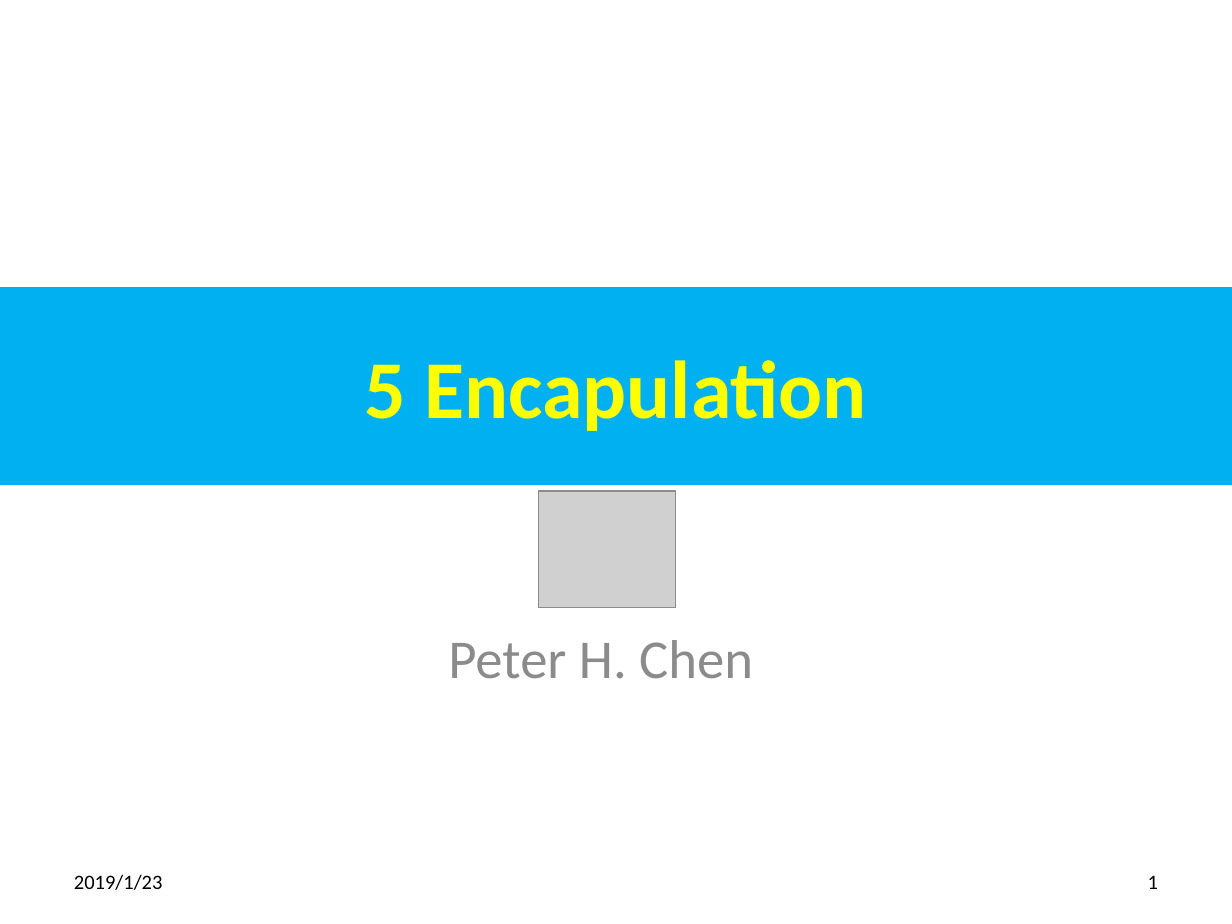
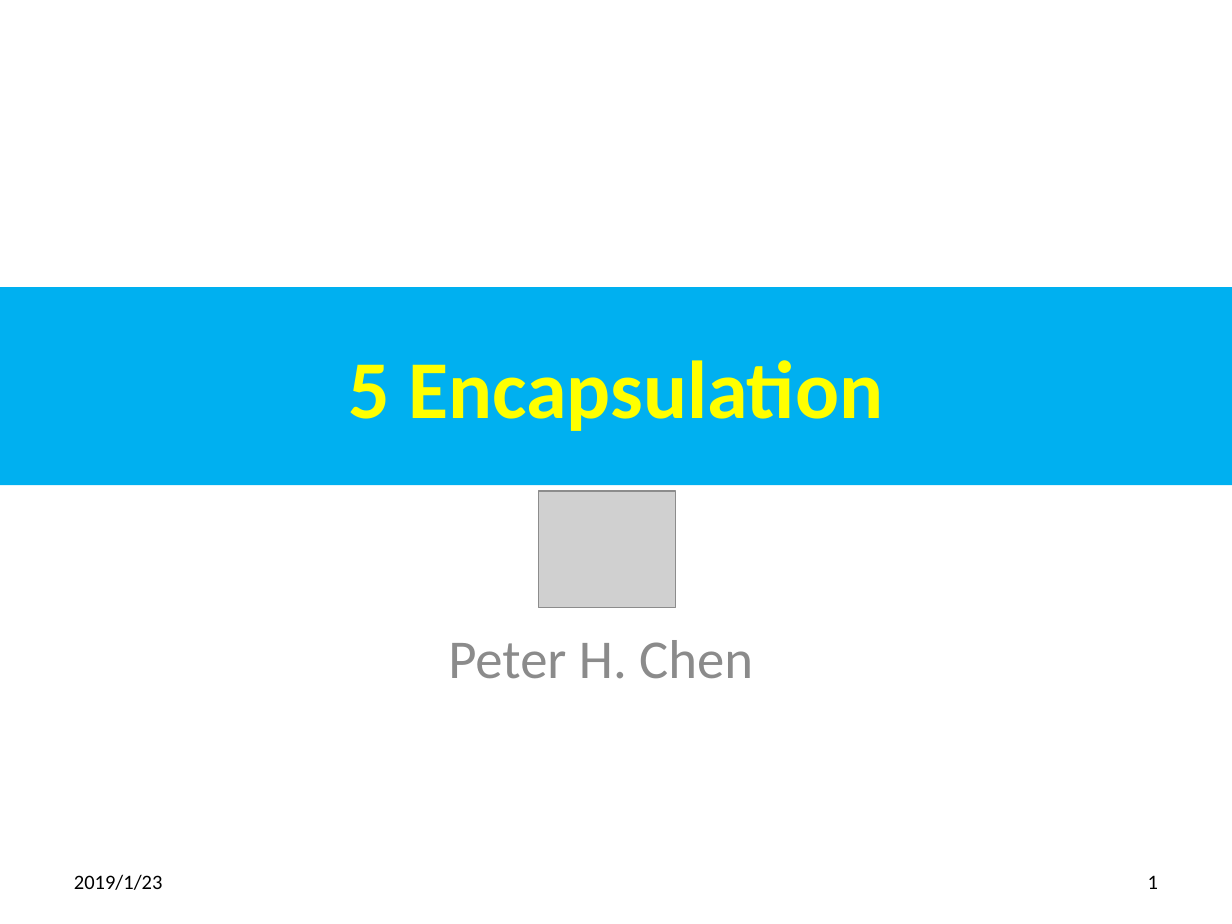
Before and after one commit to peterhchen/100-Java-OOP, a slide deck: slide 1 of 15_Ch05_Encapsulation.pptx. Drawn at 1232x924 pixels with LibreOffice and Linux fonts; fonts in the diff are those of the drawing; grey boxes stand for pictures. Boxes give left, top, right and bottom in pixels: in the first picture for what was removed or moved away, otherwise in the second. Text is boxed around its words. In the diff, an @@ line names an element or a change of style, - is before the commit and + after.

```diff
--- a/15_Ch05_Encapsulation.pptx
+++ b/15_Ch05_Encapsulation.pptx
@@ title at <box>348,360,883,431</box>: text changed @@
-5 Encapulation
+5 Encapsulation
```
Also in this commit, not shown: 4 other files.
